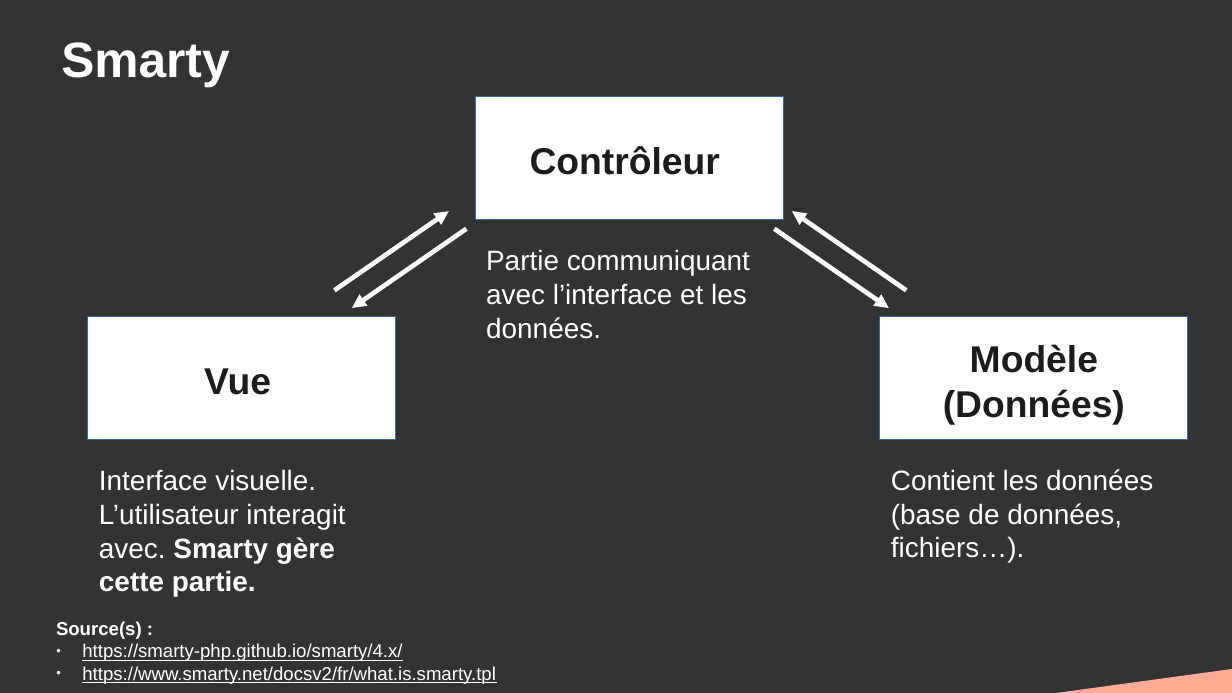
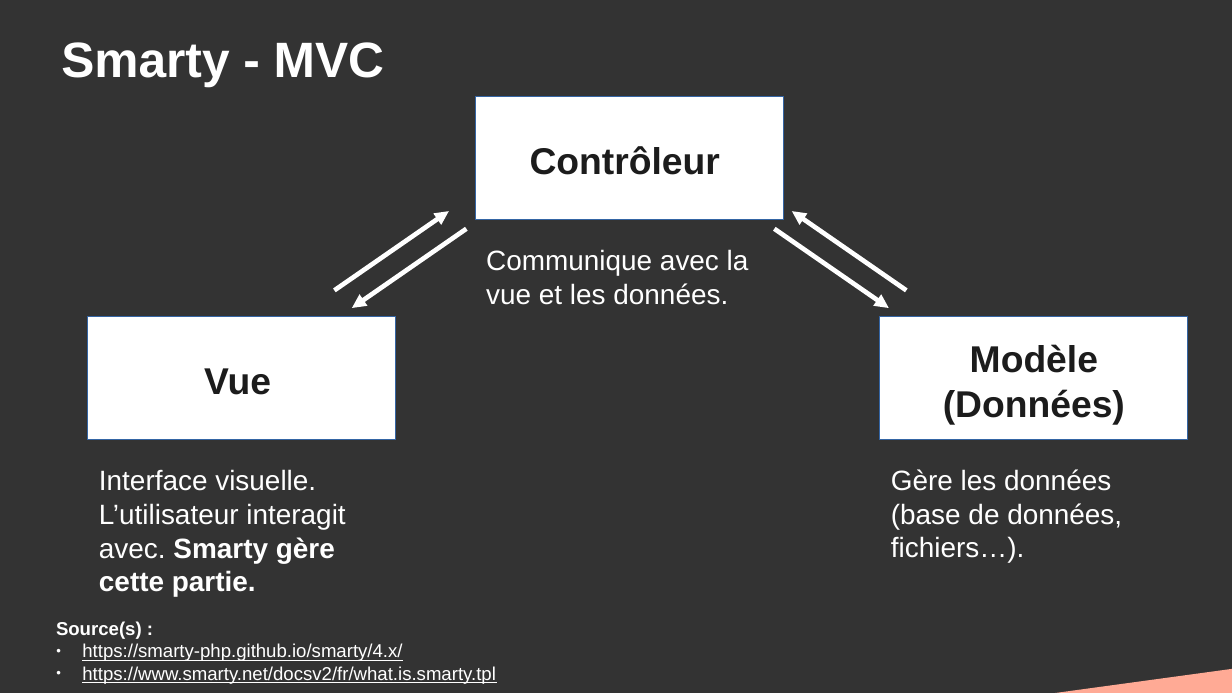
Before and after one commit to DanYellow/cours, a slide deck: slide 13 of gestion-de-contenus-specialisee-s4/travaux-pratiques/numero-1/presentation.odp. Drawn at 1232x693 pixels with LibreOffice and Linux fonts; fonts in the diff are those of the drawing. Boxes give left, top, right and bottom in pixels: in the first picture for what was removed or moved away, otherwise in the second. Text is boxed around its words. In the diff, an @@ line names an element or a change of style, - is before the commit and + after.

```diff
--- a/gestion-de-contenus-specialisee-s4/travaux-pratiques/numero-1/presentation.odp
+++ b/gestion-de-contenus-specialisee-s4/travaux-pratiques/numero-1/presentation.odp
@@ title at (61,42,384,86): text changed @@
-Smarty
+Smarty - MVC
@@ text at (486,249,749,305): text changed @@
-Partie communiquant avec l’interface et les données.
+Communique avec la vue et les données.
@@ text at (891,469,1122,563): text changed @@
-Contient les données (base de données, fichiers…).
+Gère les données (base de données, fichiers…).
```
Also in this commit, not shown: 7 other slides changed, 2 slides added, 1 slide removed, 4 other files.
